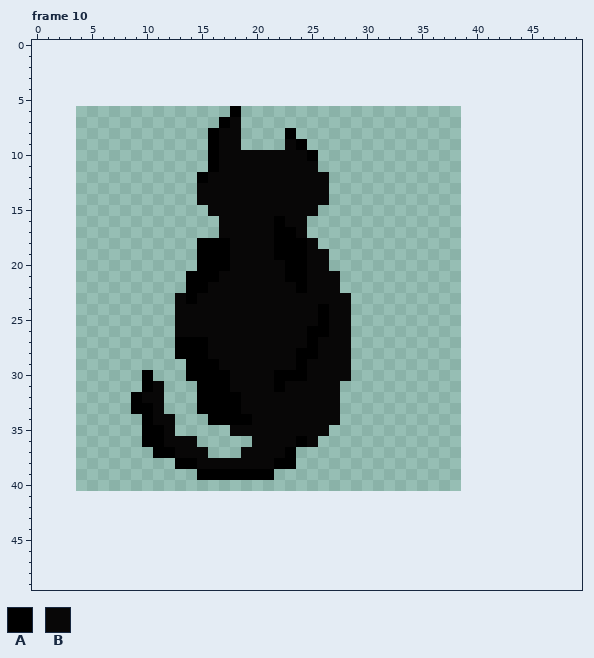
File history of a animated GIF sprite, DeLaGaze/Animations/IDLE_FACING_NORTH_SKIN1.gif. Above is the file before it was changed.
The file is 35x35 pixels, 22 frames. Colours within 5 levels of each other are drawn and written as one. Shown: frame 10. The old version is drawn lined up with the new one, on the new canvas. The commit also changed other frames, which this record leaves out.
Palette (. is transparent): A #000000  B #080707
Pixels before, frame 10 (only the part around the change), first column x 0:
 0 .....................................
 1 .....................................
 2 .....................................
 3 .....................................
 4 .....................................
 5 .....................................
 6 ..................A..................
 7 .................AB..................
 8 ................ABB....A.............
 9 ................ABB....BA............
10 ................ABBBBBBBBA...........
11 ................ABBBBBBBBB...........
12 ...............ABBBBBBBBBBB..........
13 ...............BBBBBBBBBBBB..........
14 ...............BBBBBBBBBBBB..........
15 ................BBBBBBBBBB...........
16 .................BBBBBABB............
17 .................BBBBBAAB............
18 ...............AAABBBBAAAB...........
19 ...............AAABBBBAAABB..........
20 ...............AAABBBBBAABB..........
21 ..............AAABBBBBBAABBB.........
22 ..............AABBBBBBBBABBB.........
23 .............BABBBBBBBBBBBBBB........
24 .............BBBBBBBBBBBBBABB........
25 .............BBBBBBBBBBBBBABB........
26 .............BBBBBBBBBBBBAABB........
27 .............AAABBBBBBBBBABBB........
28 .............AAABBBBBBBBAABBB........
29 ..............AAABBBBBBBABBBB........
30 ..........A...AAAABBBBAAABBBB........
31 ..........AB...AAABBBBABBBBB.........
32 .........ABB...AAAABBBBBBBBB.........
33 .........AAB...AAAABBBBBBBBB.........
34 ..........ABB...AAAABBBBBBBB.........
35 ..........AAB.....BBBBBBBBB..........
36 ..........AABBB.....BBBBAB...........
37 ...........AABBB...BBBBA.............
38 .............AABBBBBBBAA.............
39 ...............AAAAAAA...............
40 .....................................
41 .....................................
42 .....................................
43 .....................................
44 .....................................
45 .....................................
46 .....................................
47 .....................................
48 .....................................
49 .....................................
Once edited:
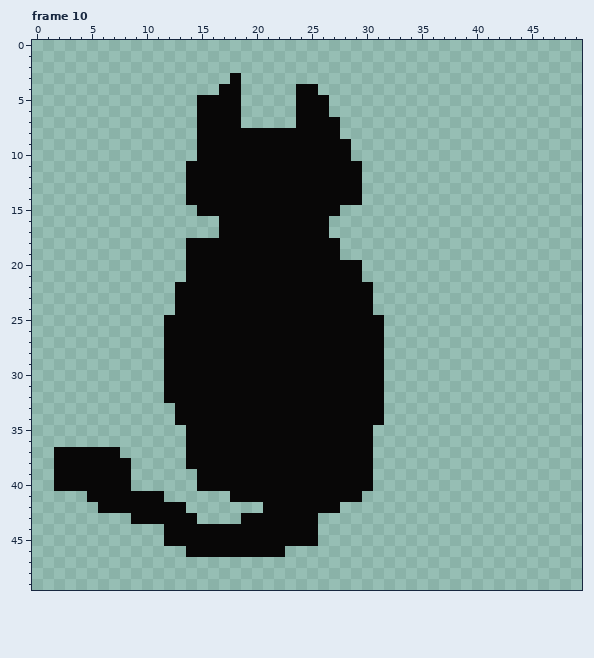
Diff:
canvas 35x35 -> 50x50, the old top-left corner now at 4,6
Frame 10:
The edit adds colour B in row 3 at x 18; in row 4 at x 17 to 18 and 24 to 25; in row 5 at x 15 to 18 and 24 to 26; in row 6 at x 15 to 17 and 24 to 26; in row 7 at x 15 to 16 and 24 to 27; in row 8 at x 15, 19 to 22 and 24 to 27.
The edit adds colour B in row 9 at x 15, 19 to 22 and 25 to 28; in row 10 at x 15 and 26 to 28; in row 11 at x 14 to 15 and 26 to 29; in rows 12 to 14 at x 14 and 27 to 29; in row 15 at x 15 and 26 to 27; in rows 16 to 17 at x 25 to 26.
The edit adds colour B in row 18 at x 14 and 26 to 27; in row 19 at x 14 and 27; in row 20 at x 14 and 27 to 29; in row 21 at x 28 to 29; in row 22 at x 13 and 28 to 30; in rows 23 to 24 at x 29 to 30.
The edit adds colour B in rows 25 to 28 at x 12 and 29 to 31; in rows 29 to 30 at x 12 to 13 and 29 to 31; in rows 31 to 32 at x 12 to 14 and 28 to 31; in row 33 at x 13 to 14 and 28 to 31; in row 34 at x 13 to 15 and 28 to 31; in row 35 at x 14 to 17 and 27 to 30.
The edit adds colour B in row 36 at x 15 to 19 and 26 to 30; in row 37 at x 2 to 7, 16 to 18 and 24 to 30; in row 38 at x 2 to 8 and 24 to 30; in row 39 at x 2 to 8 and 22 to 30; in row 40 at x 2 to 8 and 15 to 30; in row 41 at x 5 to 11 and 18 to 29.
The edit adds colour B in row 42 at x 6 to 13 and 21 to 27; in row 43 at x 9 to 14 and 19 to 25; in rows 44 to 45 at x 12 to 25; in row 46 at x 14 to 22.
Colour A gives way to colour B in row 6 at x 18; in row 7 at x 17; in row 8 at x 16 and 23; in row 9 at x 16 and 24; in row 10 at x 16 and 25; in row 11 at x 16.
Colour A gives way to colour B in row 12 at x 15; in row 16 at x 22; in row 17 at x 22 to 23; in rows 18 to 19 at x 15 to 17 and 22 to 24; in row 20 at x 15 to 17 and 23 to 24; in row 21 at x 14 to 16 and 23 to 24.
Colour A gives way to colour B in row 22 at x 14 to 15 and 24; in row 23 at x 14; in rows 24 to 25 at x 26; in row 26 at x 25 to 26; in row 27 at x 13 to 15 and 25; in row 28 at x 13 to 15 and 24 to 25.
Colour A gives way to colour B in row 29 at x 14 to 16 and 24; in row 30 at x 14 to 17 and 22 to 24; in row 31 at x 15 to 17 and 22; in rows 32 to 33 at x 15 to 18; in row 34 at x 16 to 19; in row 36 at x 24.
Colour A gives way to colour B in row 37 at x 23; in row 38 at x 14 and 22 to 23; in row 39 at x 15 to 21.
The author cleared colour A in rows 30 to 31 at x 10; in row 32 at x 9; in row 33 at x 9 to 10; in row 34 at x 10; in rows 35 to 36 at x 10 to 11; in row 37 at x 11 to 12.
The author cleared colour A in row 38 at x 13.
The author cleared colour B in row 31 at x 11; in row 32 at x 10 to 11; in row 33 at x 11; in row 34 at x 11 to 12; in row 35 at x 12; in row 36 at x 12 to 13.
The author cleared colour B in row 37 at x 13.
Boxes around the changes in both pictures, in picture pixels (x1, y1, x2, y2):
changed: (54, 73, 384, 557)
